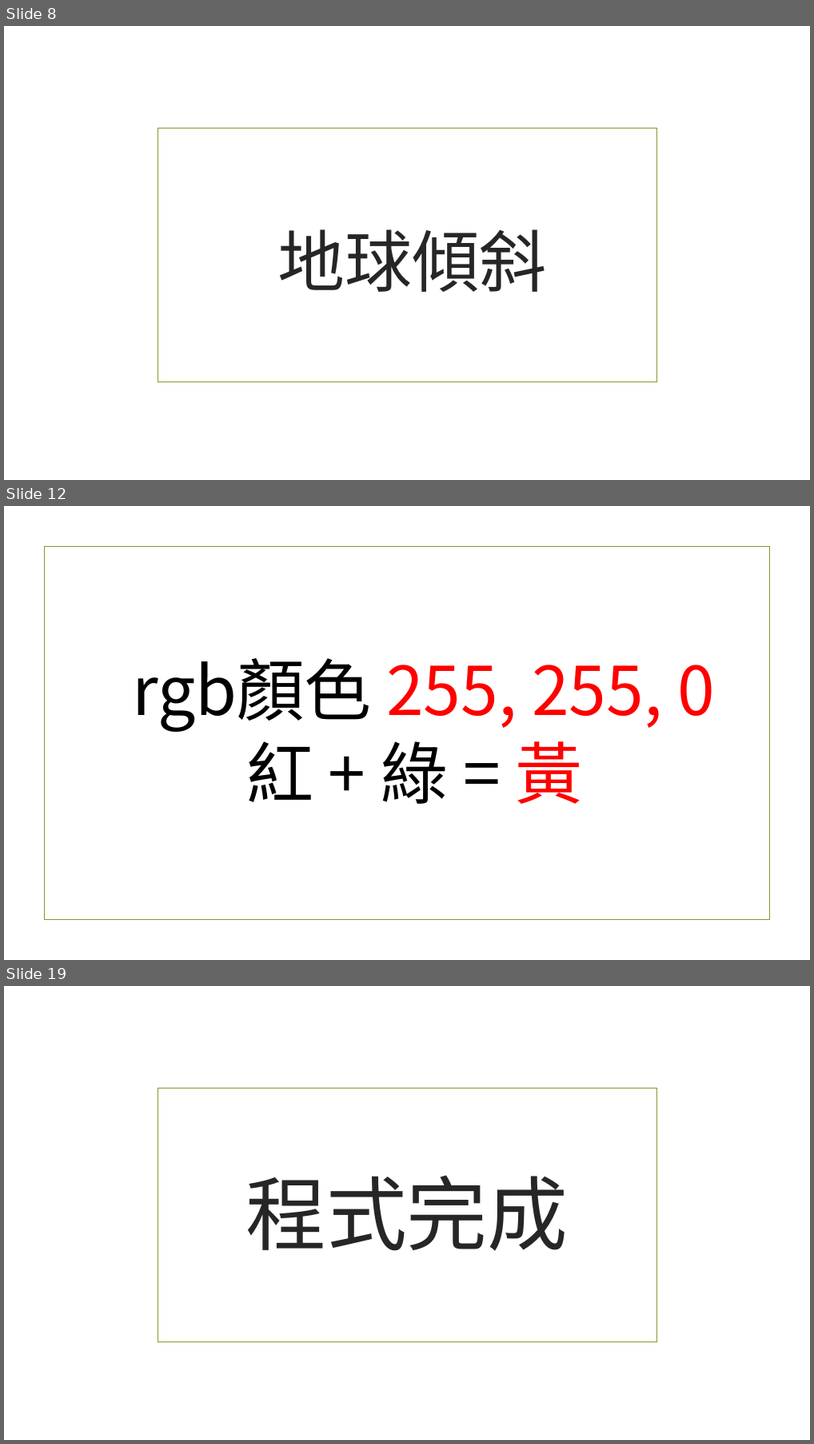
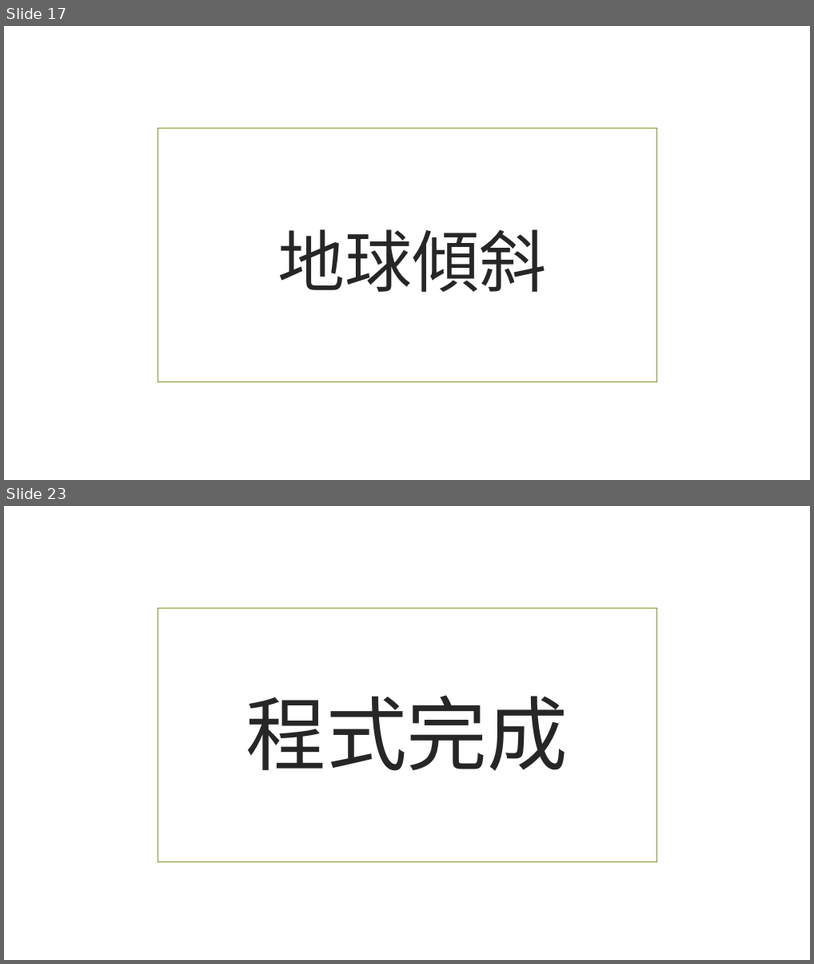
Before and after one commit to beardad1975/py4t, a slide deck: 課程資料/3D空間大探索/02轉動地球.pptx. Shown one above the other, each under a label of ours: slides 8, 12 and 19 before the commit, slides 17 and 23 after it; the slides between them are not shown. The pictures are 814x1444 and 814x964 pixels, drawn with LibreOffice and Linux fonts; fonts in the diff are those of the drawing; background and template pictures are left out. Boxes give left, top, right and bottom in pixels: in the first picture for what was removed or moved away, otherwise in the second. Text is boxed around its words. In the diff, an @@ line names an element or a change of style, - is before the commit and + after.

```diff
--- a/課程資料/3D空間大探索/02轉動地球.pptx
+++ b/課程資料/3D空間大探索/02轉動地球.pptx
@@ slide 12 removed at [4,506,810,960], background picture (left out) @@
@@ rectangle removed at [44,547,770,920] @@
@@ title removed at [132,658,715,804] @@
-rgb顏色 255, 255, 0
-紅 + 綠 = 黃
@@ what was slide 8 is now slide 17 @@
@@ what was slide 19 is now slide 23 @@
```
Also in this commit, not shown: 5 slides changed, 11 slides added, 6 other slides removed, 17 other files.
